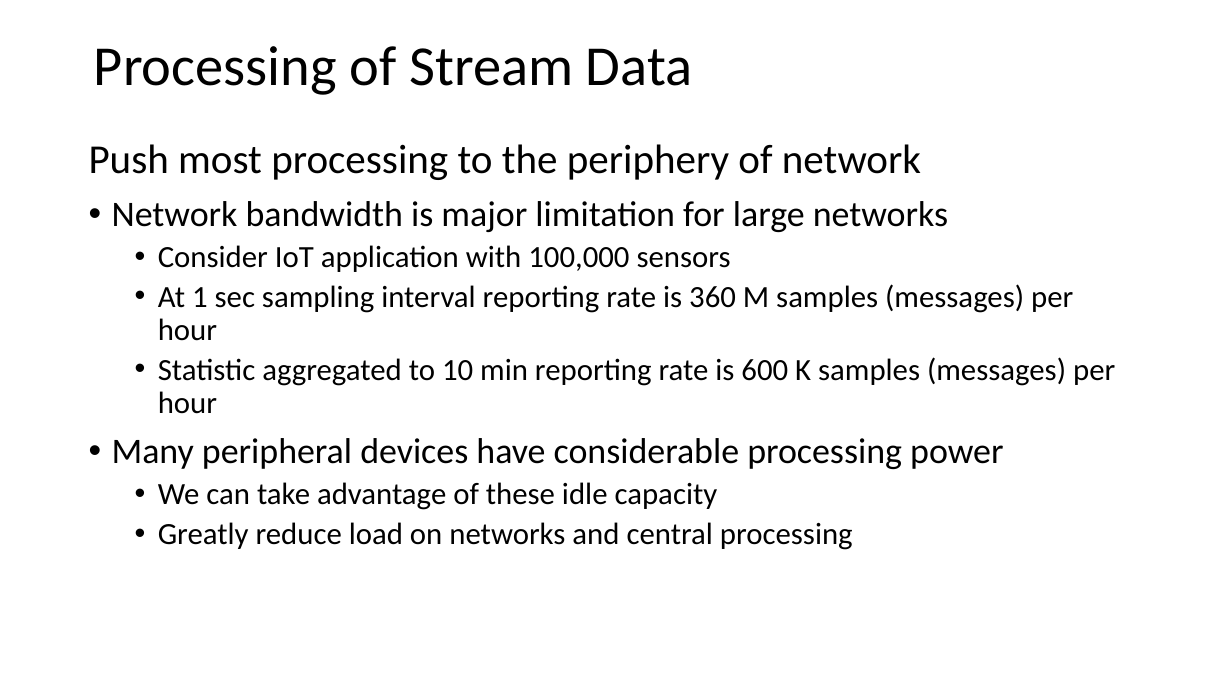
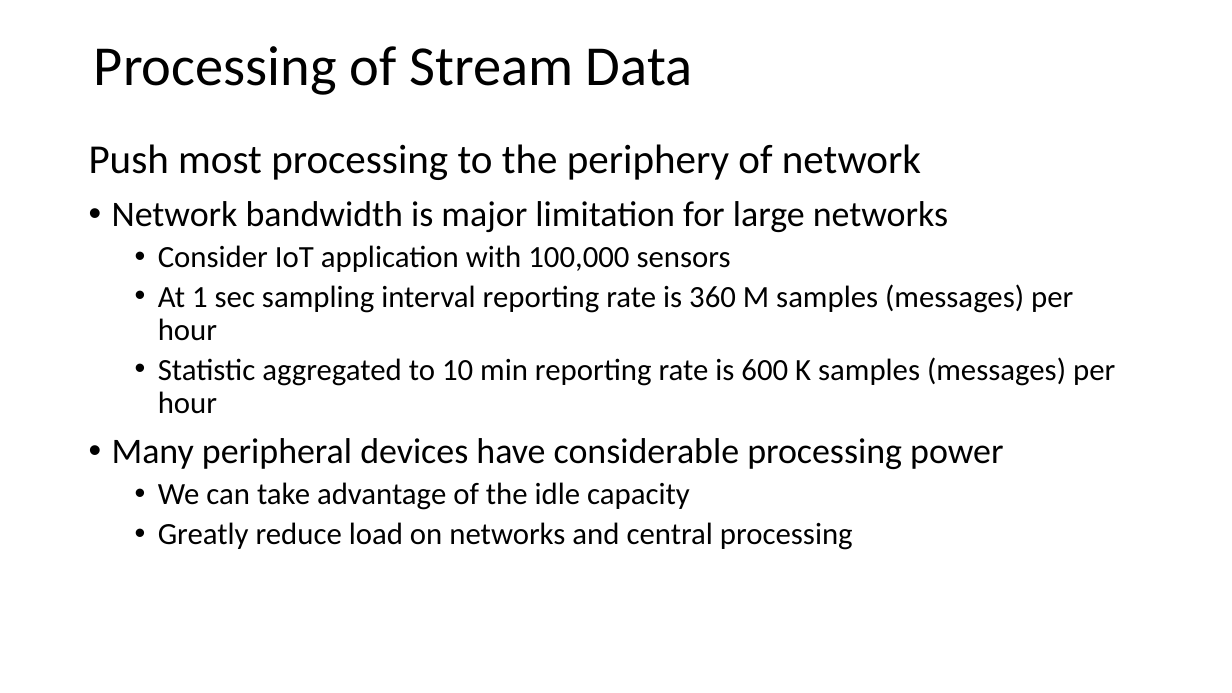
Before and after one commit to tenevian/Harvard-SSP-Data-Mining, a slide deck: slide 10 of slides/3_StreamingAnalytics.pptx (slide 9 before the commit). Drawn at 1232x693 pixels with LibreOffice and Linux fonts; fonts in the diff are those of the drawing. Boxes give left, top, right and bottom in pixels: in the first picture for what was removed or moved away, otherwise in the second. Text is boxed around its words. In the diff, an @@ line names an element or a change of style, - is before the commit and + after.

```diff
--- a/slides/3_StreamingAnalytics.pptx
+++ b/slides/3_StreamingAnalytics.pptx
@@ text at [158, 482, 690, 510]: text changed @@
-  • We can take advantage of these idle capacity
+  • We can take advantage of the idle capacity
```
Also in this commit, not shown: 5 other slides changed, 2 slides added.
